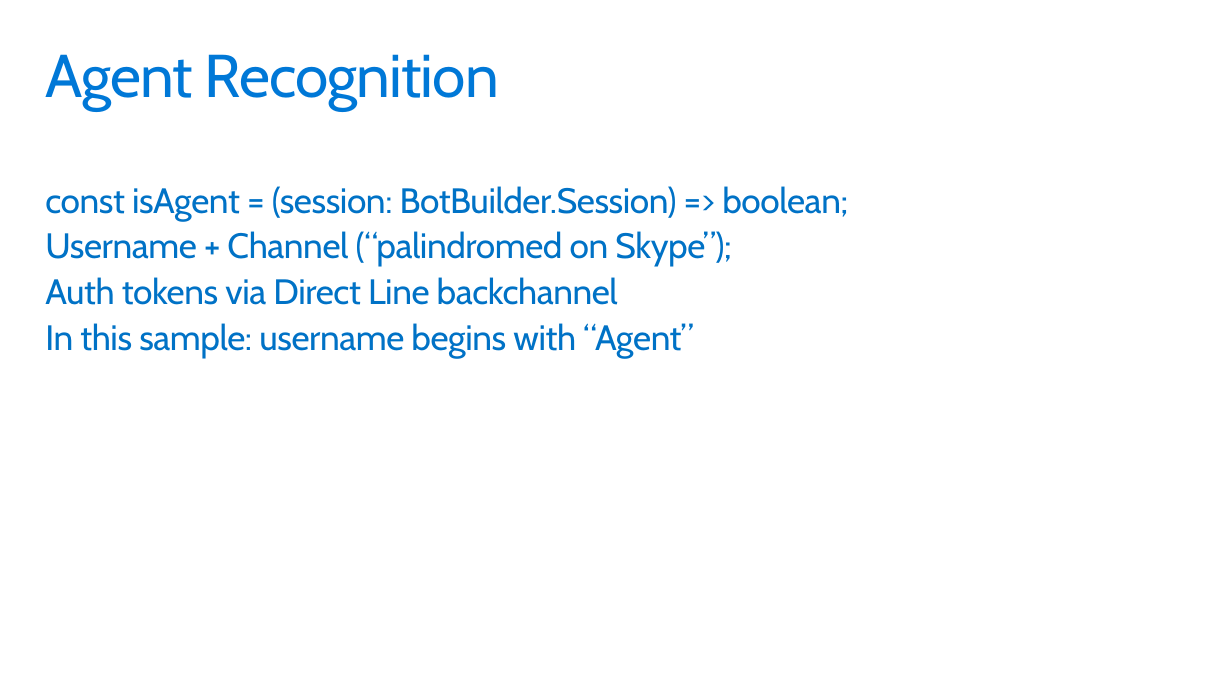
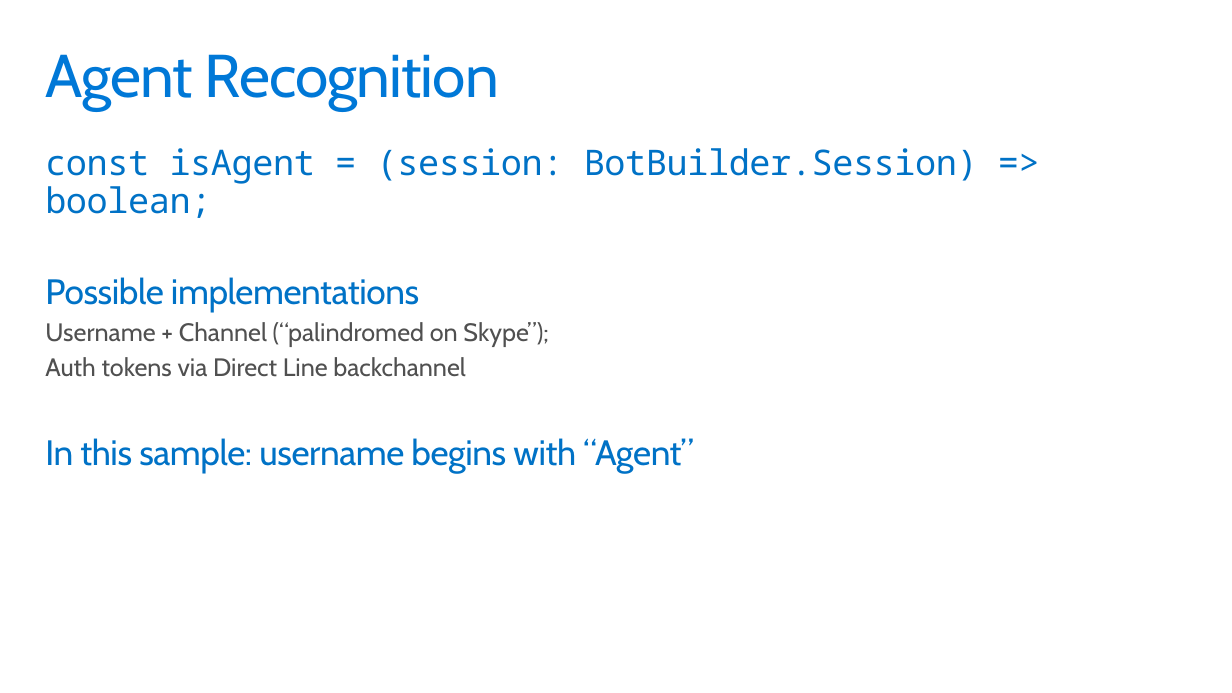
Before and after one commit to GeekTrainer/help-desk-bot-lab, a slide deck: slide 18 of Slides/7 - Handoff to Human.pptx (slide 15 before the commit). Drawn at 1232x693 pixels with LibreOffice and Linux fonts; fonts in the diff are those of the drawing. Boxes give left, top, right and bottom in pixels: in the first picture for what was removed or moved away, otherwise in the second. Text is boxed around its words. In the diff, an @@ line names an element or a change of style, - is before the commit and + after.

```diff
--- a/Slides/7 - Handoff to Human.pptx
+++ b/Slides/7 - Handoff to Human.pptx
@@ text at box(45, 148, 978, 377): font Cabin to Noto Sans Mono in "const isAgent = (session: BotBuilder.Session) => boolean;"; size 28 to 20 pt, text colour #0072C6 to #505050, letter spacing -0.3 to 0 pt in "Username + Channel (“palindromed on Skype”);", "Auth tokens via Direct Line backchannel"; list level 1 to 2 in "Username + Channel (“palindromed on ..."; list level 1 to 2 in "Auth tokens via Direct Line ..." @@
@@ text at box(45, 277, 419, 313): paragraph added @@
+Possible implementations
```
Also in this commit, not shown: 9 other slides changed, 5 slides added, 1 slide removed, 3 other files.
